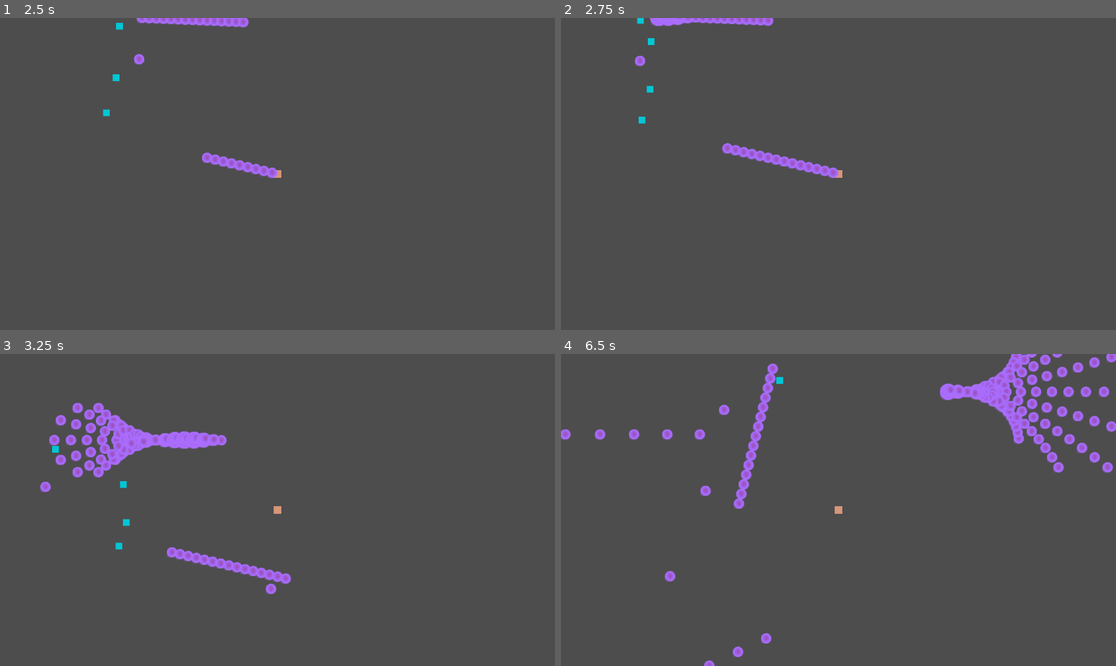
Above: before the commit, frames 1-4 (two rows, left to right).
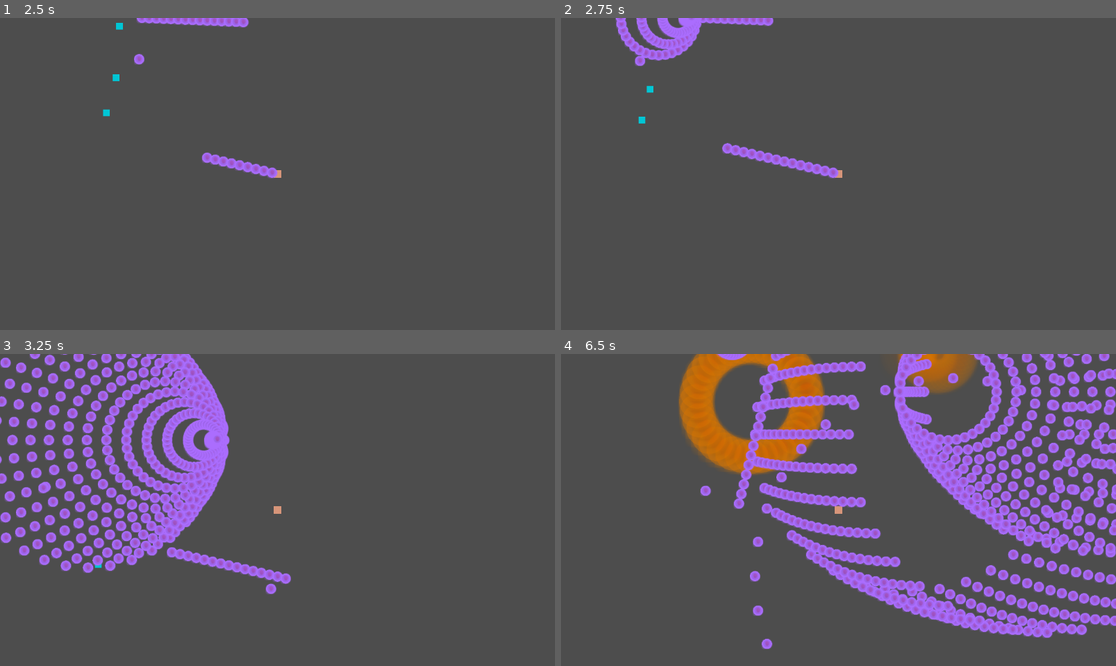
Above: after the commit, the same moments.

Repository: Simon014/PSLR2-Dungeon-Danmaku-Engine
Game: Godot game, scene res://RootScene.tscn
Same seed, same stepped clock (60 frames per second), same inputs: the game is played once before the commit and once after it.
Inputs (mouse positions are in pixels of both pictures, inside the frame that each line leads up to):
- Up to frame 1 (2.5 s): tap Enter at 0.5 s; move the mouse to (399, 158) at 0.52 s; press the mouse at (399, 158) at 0.53 s; hold D (right) 0.53-1.28 s; move the mouse to (166, 189) at 1.27 s; release the mouse at (166, 189) at 1.28 s; hold S (down) 1.28-2.03 s; click (166, 189) at 1.35 s; move the mouse to (333, 105) at 2.02 s; press the mouse at (333, 105) at 2.03 s; hold D (right) from 2.03 s (still down)
- Up to frame 2 (2.75 s): keep holding D (right)
- Up to frame 3 (3.25 s): move the mouse to (249, 572) at 2.77 s; release D (right) at 2.78 s; release the mouse at (249, 572) at 2.78 s; hold W (up) from 2.78 s (still down); click (249, 572) at 2.85 s
- Up to frame 4 (6.5 s): move the mouse to (1005, 556) at 3.52 s; release W (up) at 3.53 s; press the mouse at (1005, 556) at 3.53 s; hold A (left) 3.53-5.03 s; move the mouse to (672, 463) at 4.27 s; release the mouse at (672, 463) at 4.28 s; click (672, 463) at 4.35 s; move the mouse to (866, 510) at 5.02 s; press the mouse at (866, 510) at 5.03 s; hold S (down) 5.03-5.78 s; move the mouse to (755, 432) at 5.77 s; release the mouse at (755, 432) at 5.78 s; hold D (right) from 5.78 s (still down); click (755, 432) at 5.85 s

Frame 1 is identical in both runs. In frame 2, 1.3% of the frame differs, in the area x 9-26%, y 0-14%; in frame 3, 15%; in frame 4, 30%, in the area x 0-100%, y 0-100%.

Commit message:
Bomb bullets and making sure they are sensed and dodged by the partner correctly
3/5 of them done.

Diff:
--- /dev/null
+++ b/pslr-2-dungeon-danmaku-engine/Entities/bullets/bomb/Bullet.tscn
@@ -0,0 +1,73 @@
+[gd_scene format=3 uid="uid://ch6h3a8bn7ah"]
+
+[ext_resource type="Script" uid="uid://bnxxbfwyltulk" path="res://Entities/bullets/bomb/bullet.gd" id="1_g7i7g"]
+[ext_resource type="Texture2D" uid="uid://ddcu5qbsqt1pd" path="res://Entities/bullets/DebugBullet.png" id="2_hxb1k"]
+
+[sub_resource type="CircleShape2D" id="CircleShape2D_y3fcc"]
+
+[sub_resource type="Animation" id="Animation_g7i7g"]
+length = 0.001
+tracks/0/type = "value"
+tracks/0/imported = false
+tracks/0/enabled = true
+tracks/0/path = NodePath("explode:modulate:a")
+tracks/0/interp = 1
+tracks/0/loop_wrap = true
+tracks/0/keys = {
+"times": PackedFloat32Array(0),
+"transitions": PackedFloat32Array(1),
+"update": 1,
+"values": [0.7137255]
+}
+
+[sub_resource type="Animation" id="Animation_hxb1k"]
+resource_name = "explode"
+length = 0.7
+tracks/0/type = "value"
+tracks/0/imported = false
+tracks/0/enabled = true
+tracks/0/path = NodePath("explode:modulate:a")
+tracks/0/interp = 1
+tracks/0/loop_wrap = true
+tracks/0/keys = {
+"times": PackedFloat32Array(0, 0.6666667),
+"transitions": PackedFloat32Array(0.1538931, 1),
+"update": 0,
+"values": [0.7, 0.0]
+}
+
+[sub_resource type="AnimationLibrary" id="AnimationLibrary_pfyvt"]
+_data = {
+&"RESET": SubResource("Animation_g7i7g"),
+&"explode": SubResource("Animation_hxb1k")
+}
+
+[node name="Bullet" type="CharacterBody2D" unique_id=625293210]
+collision_layer = 8
+collision_mask = 0
+script = ExtResource("1_g7i7g")
+
+[node name="Image" type="Sprite2D" parent="." unique_id=1973256255]
+modulate = Color(0.6734647, 0.4300065, 1, 1)
+position = Vector2(0.23, 0)
+scale = Vector2(0.087890625, 0.087890625)
+texture = ExtResource("2_hxb1k")
+
+[node name="CollisionShape2D" type="CollisionShape2D" parent="." unique_id=719758290]
+shape = SubResource("CircleShape2D_y3fcc")
+
+[node name="TTL" type="Timer" parent="." unique_id=1548195517]
+wait_time = 5.0
+
+[node name="explode" type="Sprite2D" parent="." unique_id=761841100]
+visible = false
+modulate = Color(0.86378443, 0.4660697, 1.1551381e-06, 0.7137255)
+position = Vector2(-5.722046e-06, 5.722046e-06)
+scale = Vector2(0.35, 0.35)
+texture = ExtResource("2_hxb1k")
+
+[node name="AnimationPlayer" type="AnimationPlayer" parent="." unique_id=828795856]
+libraries/ = SubResource("AnimationLibrary_pfyvt")
+
+[connection signal="timeout" from="TTL" to="." method="_on_ttl_timeout"]
+[connection signal="current_animation_changed" from="AnimationPlayer" to="." method="_on_animation_player_current_animation_changed"]
--- /dev/null
+++ b/pslr-2-dungeon-danmaku-engine/Entities/bullets/bomb/bullet.gd
@@ -0,0 +1,47 @@
+extends CharacterBody2D
+
+@export var damage = 10
+@export var speed = 100
+var direction
+@export var TTL = 2
+@export var friction = 0
+@export var acceleration = 0
+# special configurations
+@export var explosionRadius = 35
+@export var explosionDamage = 0.5
+
+#changed variables
+var scales
+var currentarea
+
+
+
+func _ready() -> void:
+	name = "Bomb"
+	velocity = direction * speed
+	scales = float(explosionRadius)
+	$TTL.wait_time = TTL
+	$TTL.start()
+	$explode.scale.x = scales/100
+	$explode.scale.y = scales/100
+	currentarea = $CollisionShape2D.shape.radius
+	print(currentarea)
+
+func _process(delta: float) -> void:
+	velocity -= velocity * friction * 0.01
+	velocity += direction * acceleration
+	move_and_slide()
+
+
+func _on_ttl_timeout() -> void:
+	$explode.visible = true
+	$Image.visible = false
+	$AnimationPlayer.play("explode")
+	$CollisionShape2D.shape.radius = explosionRadius
+	currentarea = $CollisionShape2D.shape.radius
+	pass # Replace with function body.
+
+func _on_animation_player_current_animation_changed(name: StringName) -> void:
+	if name == "":
+		queue_free()
+	pass # Replace with function body.
--- a/pslr-2-dungeon-danmaku-engine/Entities/partner/PartnerController.gd
+++ b/pslr-2-dungeon-danmaku-engine/Entities/partner/PartnerController.gd
@@ -27,6 +27,11 @@
 				queue_free()
 			elif position.distance_to(i.position) < 20:
 				movementvector -= position.direction_to(i.position) * 0.1/position.distance_to(i.position)
+		if (i.name.contains("Bomb")):
+			if position.distance_to(i.position) < i.currentarea:
+				queue_free()
+			elif position.distance_to(i.position) < i.explosionRadius:
+				movementvector -= position.direction_to(i.position) * 0.1/position.distance_to(i.position)
 	movementvector = movementvector.normalized()
 	velocity = movementvector.normalized() * corePartnerVars.speed
 	pass # Replace with function body.
--- a/pslr-2-dungeon-danmaku-engine/Entities/player/PlayerController.gd
+++ b/pslr-2-dungeon-danmaku-engine/Entities/player/PlayerController.gd
@@ -2,17 +2,20 @@
 
 func attack():
 	var bullet = load("res://Entities/bullets/split/Bullet.tscn").instantiate()
+	bullet.TTL = 2
 	bullet.speed = corePlayerVars.attackspeed
-	bullet.damage = corePlayerVars.attack * 10
-	bullet.split = 10
-	bullet.TTL = 2
+	bullet.damage = corePlayerVars.attack
+	bullet.split = 36
+	var splitter = load("res://Entities/bullets/bomb/Bullet.tscn").instantiate()
+	splitter.explosionRadius = 30
+	splitter.explosionDamage = 0.7
+	splitter.TTL = 3
+	splitter.speed = corePlayerVars.attackspeed * 5
+	splitter.damage = corePlayerVars.attack
+	splitter.acceleration = -5
+	bullet.splitinto = splitter
 	bullet.direction = position.direction_to(get_global_mouse_position())
 	bullet.position = position
-	var splitter = load("res://Entities/bullets/normal/Bullet.tscn").instantiate()
-	splitter.name = "splitter"
-	splitter.acceleration = -10
-	splitter.TTL = 5
-	bullet.splitinto = splitter
 	get_parent().add_child(bullet)
 	pass
 
Not shown, added: pslr-2-dungeon-danmaku-engine/Entities/bullets/bomb/bullet.gd.uid
Not shown, added: pslr-2-dungeon-danmaku-engine/Entities/bullets/bomb/Bullet.tscn1934156199.tmp
